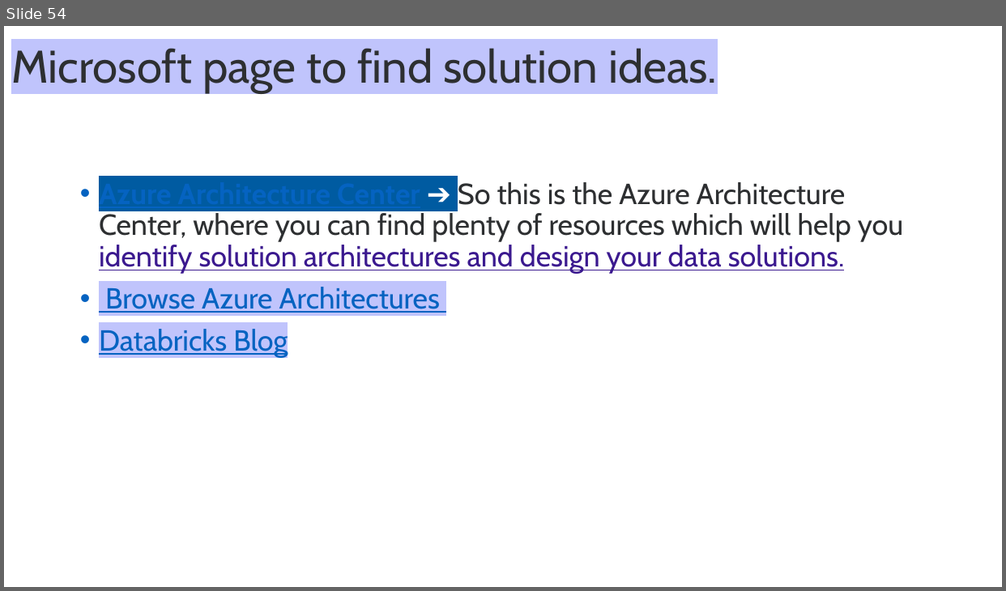
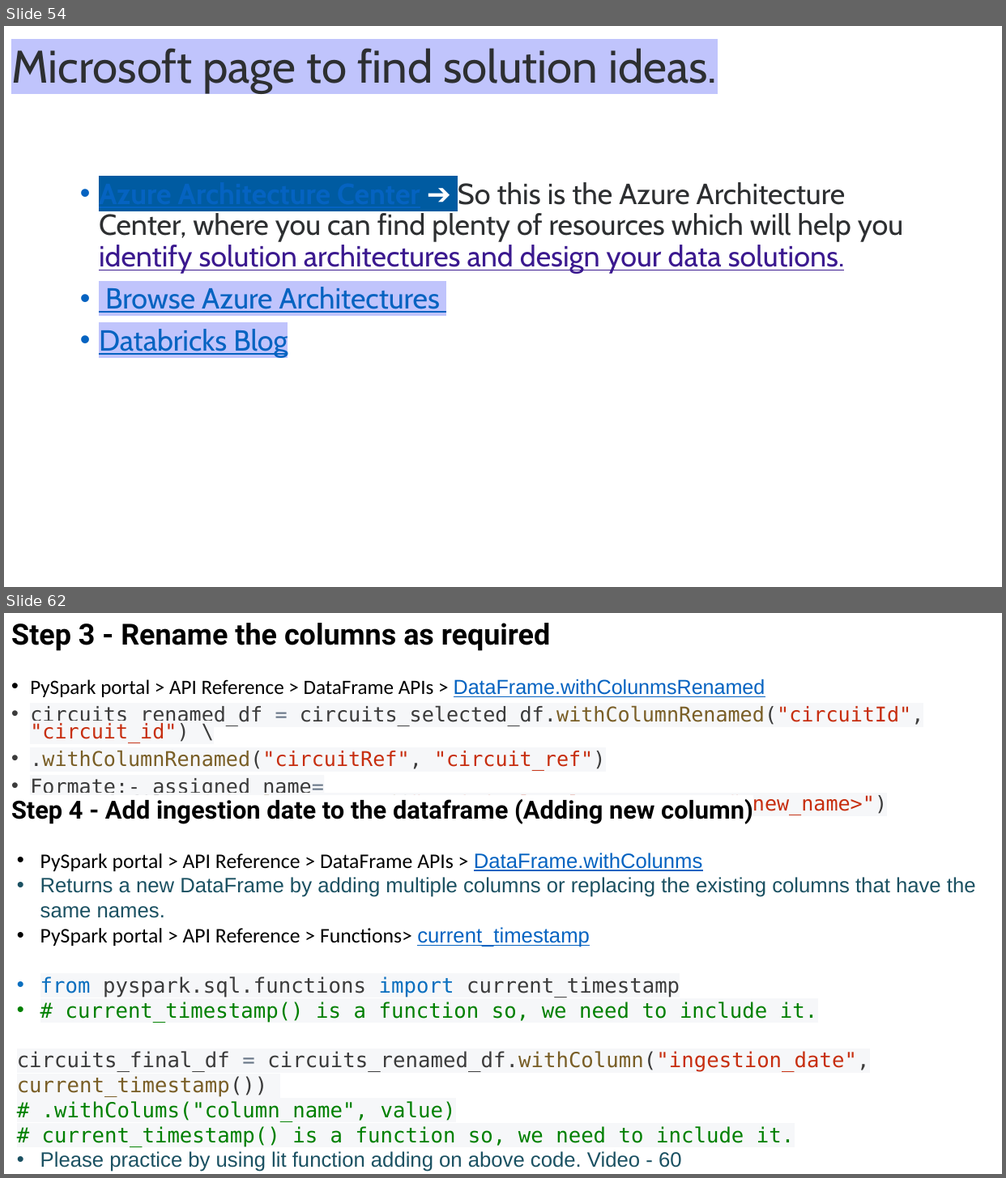
Before and after one commit to Hamza20203064/QuantumFlow-Databricks-ETL, a slide deck: Azure Databricks.pptx. Shown one above the other, each under a label of ours: slide 54 before the commit, slides 54 and 62 after it; the slides between them are not shown. The pictures are 1006x591 and 1006x1178 pixels, drawn with LibreOffice and Linux fonts; fonts in the diff are those of the drawing. Boxes give left, top, right and bottom in pixels: in the first picture for what was removed or moved away, otherwise in the second. Text is boxed around its words. In the diff, an @@ line names an element or a change of style, - is before the commit and + after.

```diff
--- a/Azure Databricks.pptx
+++ b/Azure Databricks.pptx
@@ slide 62 added at [4, 613, 1002, 1174], background #FFFFFF @@
@@ title added at [11, 623, 550, 651], 28 pt, text #000000, bold @@
+Step 3 - Rename the columns as required
@@ text added at [30, 679, 924, 816], 19.6 pt, text #3B3B3B @@
+• PySpark portal > API Reference > DataFrame APIs > DataFrame.withColunmsRenamed
+• circuits_renamed_df = circuits_selected_df.withColumnRenamed("circuitId", "circuit_id") \
+• .withColumnRenamed("circuitRef", "circuit_ref")
+• Formate:- assigned_name= name_of_file.withColumnRenamed(“<original_column_name>", “<new_name>")
@@ text added at [11, 799, 753, 824], 24 pt, text #000000, bold @@
+Step 4 - Add ingestion date to the dataframe (Adding new column)
@@ text added at [17, 853, 976, 1172], 20 pt, text #1B5162 @@
+• PySpark portal > API Reference > DataFrame APIs > DataFrame.withColunms
+• Returns a new DataFrame by adding multiple columns or replacing the existing columns that have the same names.
+• PySpark portal > API Reference > Functions> current_timestamp
+• from pyspark.sql.functions import current_timestamp
+• # current_timestamp() is a function so, we need to include it.
+circuits_final_df = circuits_renamed_df.withColumn("ingestion_date", current_timestamp())
+# .withColums("column_name", value)
+# current_timestamp() is a function so, we need to include it.
+• Please practice by using lit function adding on above code. Video - 60
```
Also in this commit, not shown: 12 other slides added, 2 other files.
